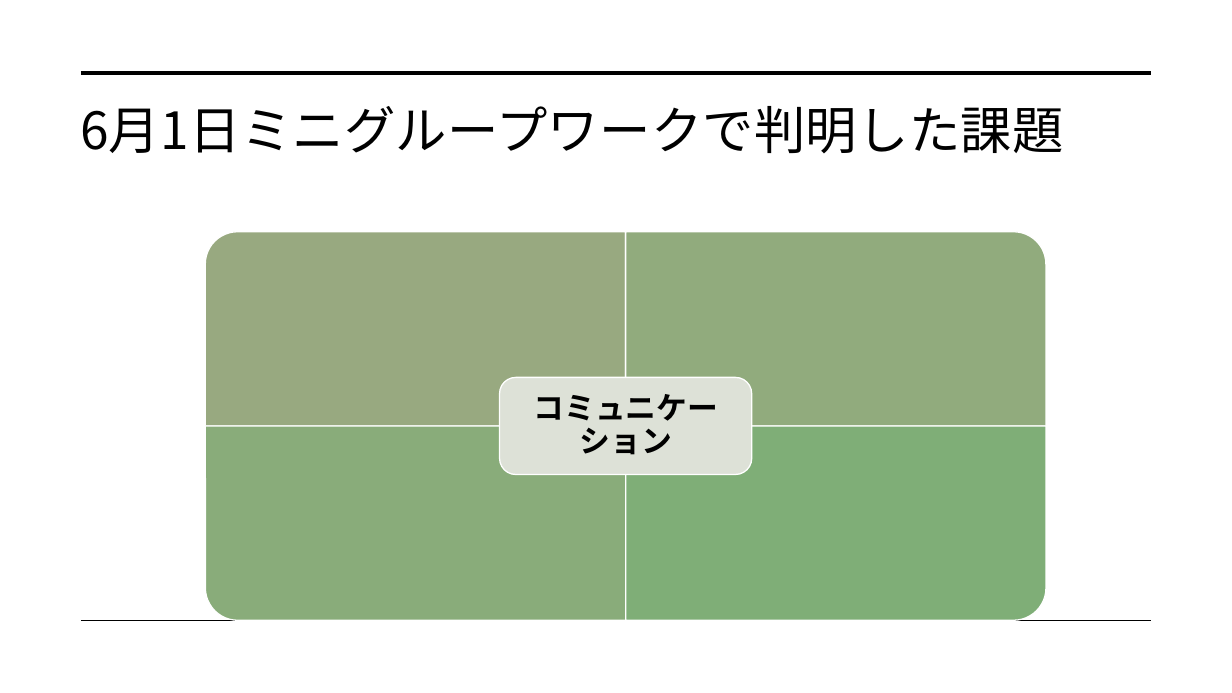
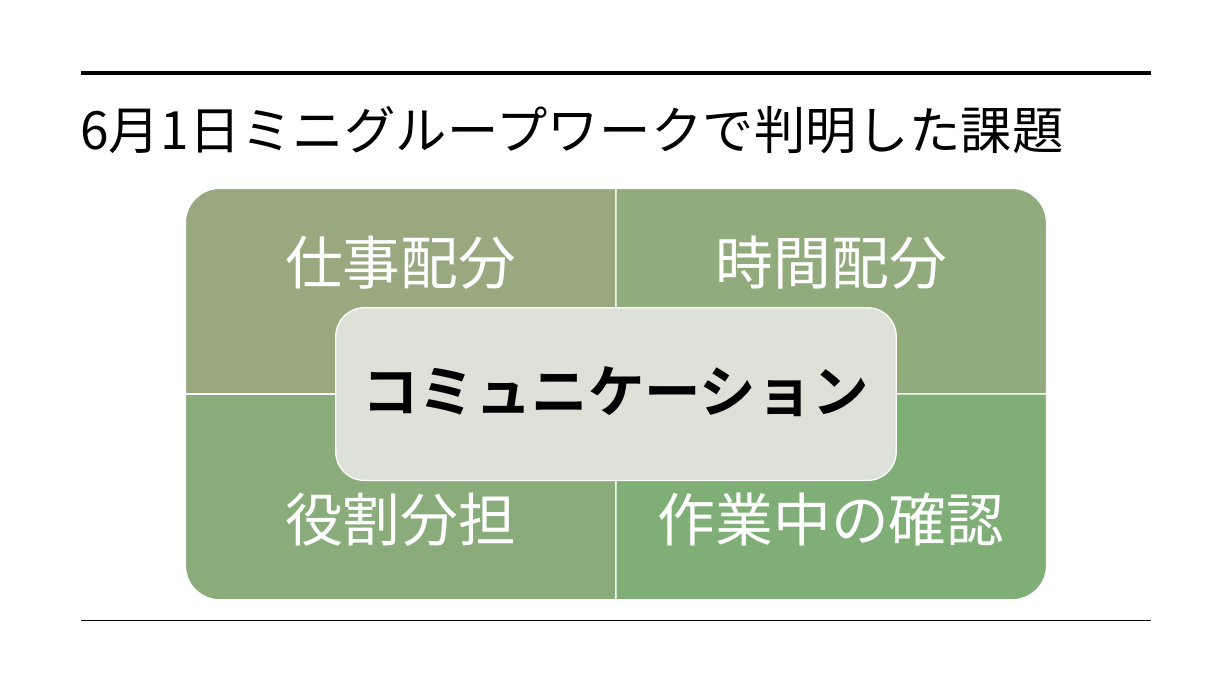
Before and after one commit to dojo2022/C-3, a slide deck: slide 22 of C-3_配布資料/0630_C3_発表資料.pptx (slide 23 before the commit). Drawn at 1232x693 pixels with LibreOffice and Linux fonts; fonts in the diff are those of the drawing. Boxes give left, top, right and bottom in pixels: in the first picture for what was removed or moved away, otherwise in the second. Text is boxed around its words. In the diff, an @@ line names an element or a change of style, - is before the commit and + after.

```diff
--- a/C-3_配布資料/0630_C3_発表資料.pptx
+++ b/C-3_配布資料/0630_C3_発表資料.pptx
@@ round rect resized from (x1=206, y1=232, x2=626, y2=426) to (x1=185, y1=188, x2=616, y2=394) @@
@@ round rect resized from (x1=626, y1=232, x2=1046, y2=426) to (x1=616, y1=189, x2=1047, y2=395) @@
@@ rounded rectangle resized from (x1=500, y1=377, x2=752, y2=474) to (x1=335, y1=308, x2=897, y2=481) @@
@@ text "コミュニケーション" moved from (x1=534, y1=394, x2=719, y2=455) to (x1=362, y1=366, x2=869, y2=417) @@
@@ text "コミュニケーション" at (x1=362, y1=366, x2=869, y2=417): size 24 to 44 pt; more space between paragraphs @@
@@ round rect resized from (x1=205, y1=426, x2=626, y2=620) to (x1=186, y1=395, x2=616, y2=601) @@
@@ round rect resized from (x1=625, y1=427, x2=1046, y2=621) to (x1=616, y1=394, x2=1047, y2=600) @@
@@ group added at (x1=285, y1=235, x2=1005, y2=546): 4 texts @@
+仕事配分
+時間配分
+役割分担
+作業中の確認
```
Also in this commit, not shown: 1 other slide changed.
